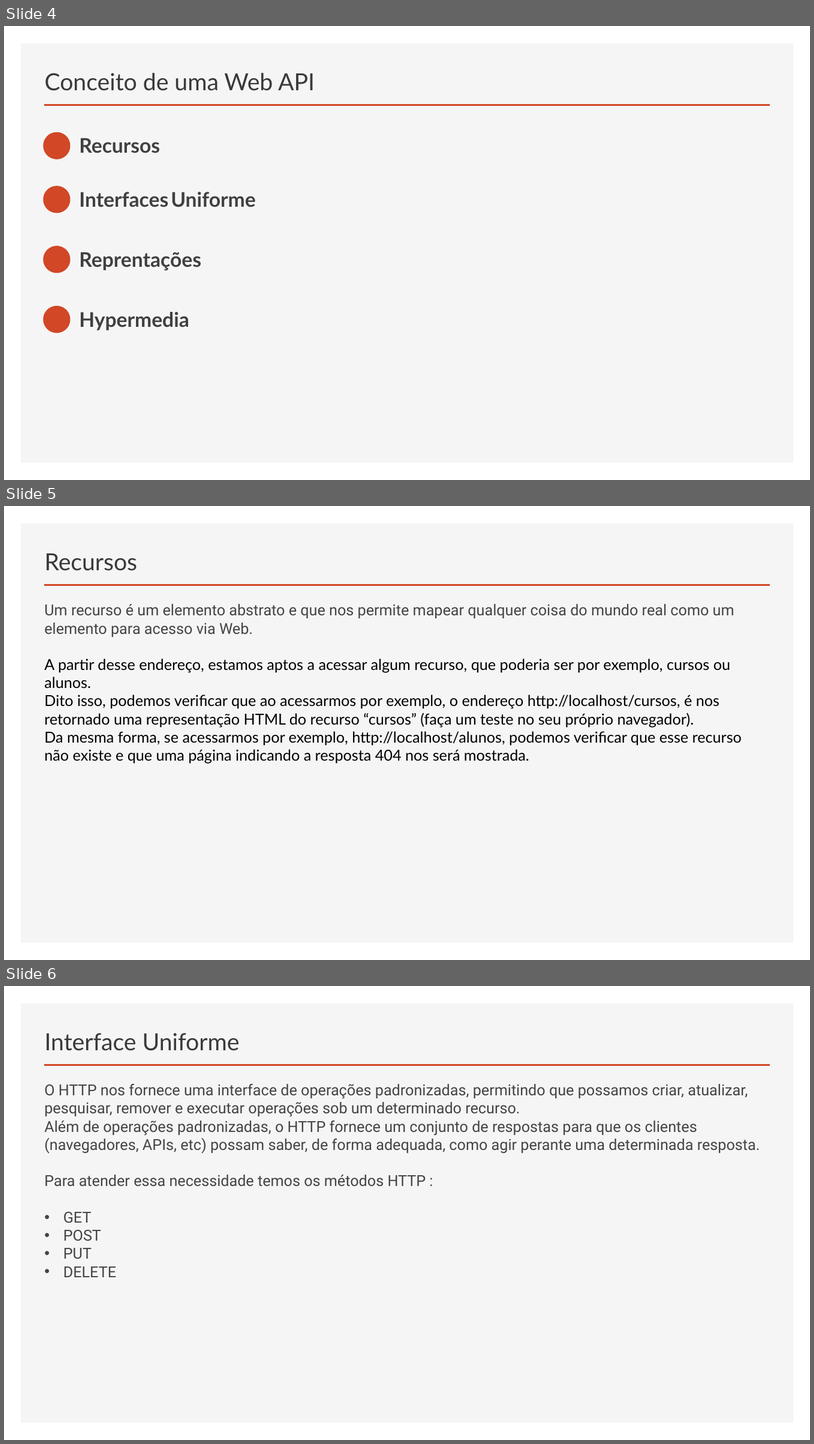
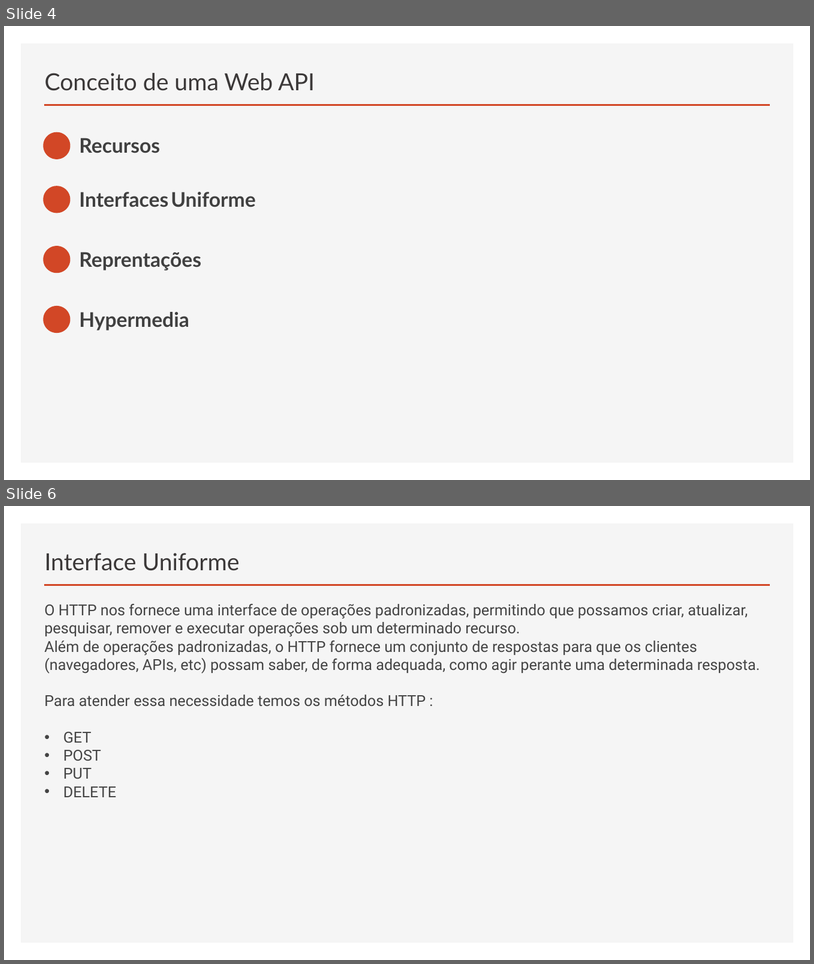
Before and after one commit to govinda777/Curso_Web_API_DOC, a slide deck: Curso Web API Parte 1.pptx. Shown one above the other, each under a label of ours: slides 4, 5 and 6 before the commit, slides 4 and 6 after it; the slides between them are not shown. The pictures are 814x1444 and 814x964 pixels, drawn with LibreOffice and Linux fonts; fonts in the diff are those of the drawing. Boxes give left, top, right and bottom in pixels: in the first picture for what was removed or moved away, otherwise in the second. Text is boxed around its words. In the diff, an @@ line names an element or a change of style, - is before the commit and + after.

```diff
--- a/Curso Web API Parte 1.pptx
+++ b/Curso Web API Parte 1.pptx
@@ slide 5 removed at (4, 506, 810, 960), background #FFFFFF; not listed: 2 template elements that a slide beside it also shows @@
@@ title removed at (45, 553, 138, 571) @@
-Recursos
@@ text removed at (44, 604, 742, 763) @@
-Um recurso é um elemento abstrato e que nos permite mapear qualquer coisa do mundo real como um elemento para acesso via Web.
-A partir desse endereço, estamos aptos a acessar algum recurso, que poderia ser por exemplo, cursos ou alunos.
-Dito isso, podemos verificar que ao acessarmos por exemplo, o endereço http://localhost/cursos, é nos retornado uma representação HTML do recurso “cursos” (faça um teste no seu próprio navegador).
-Da mesma forma, se acessarmos por exemplo, http://localhost/alunos, podemos verificar que esse recurso não existe e que uma página indicando a resposta 404 nos será mostrada.
```
Also in this commit, not shown: 3 slides changed, 1 slide added, 1 other slide removed, 2 other files.
